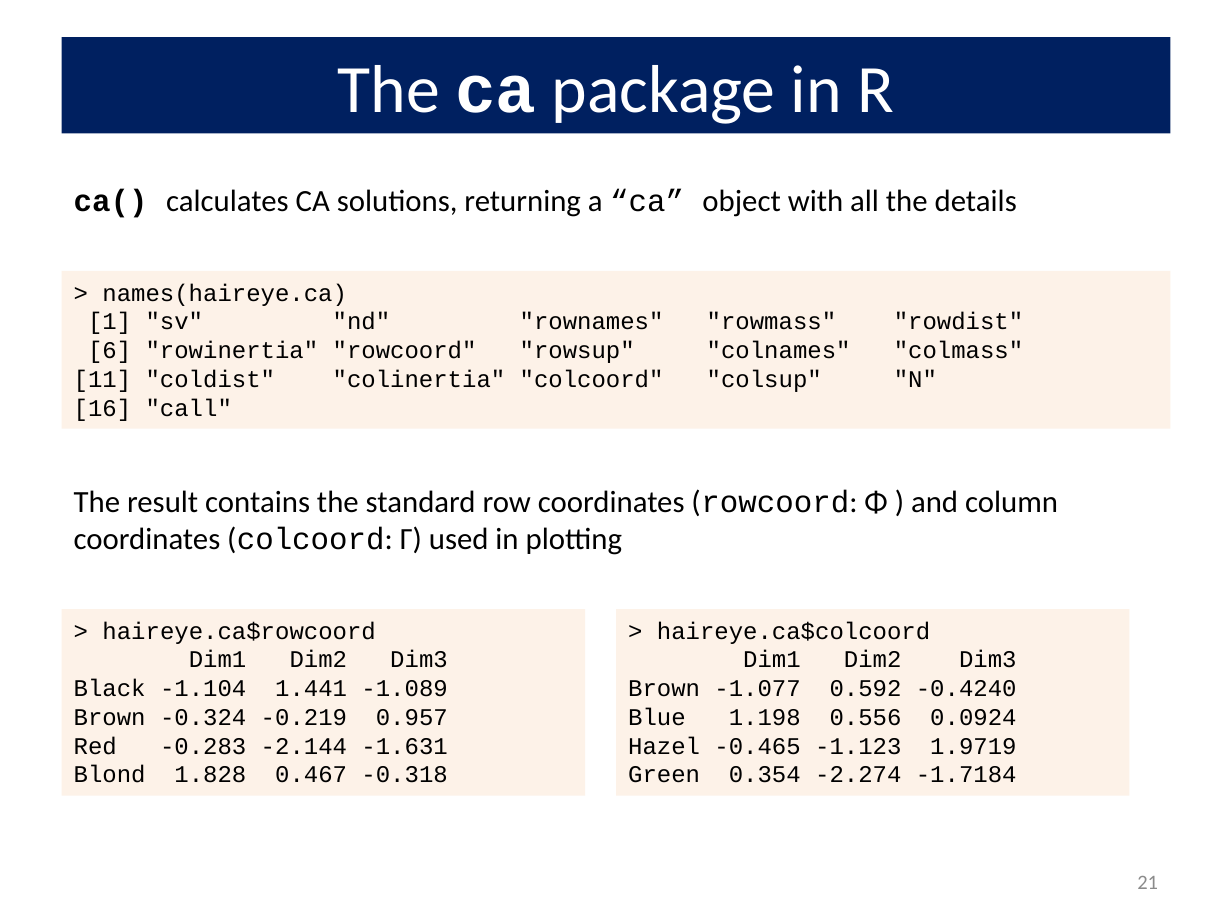
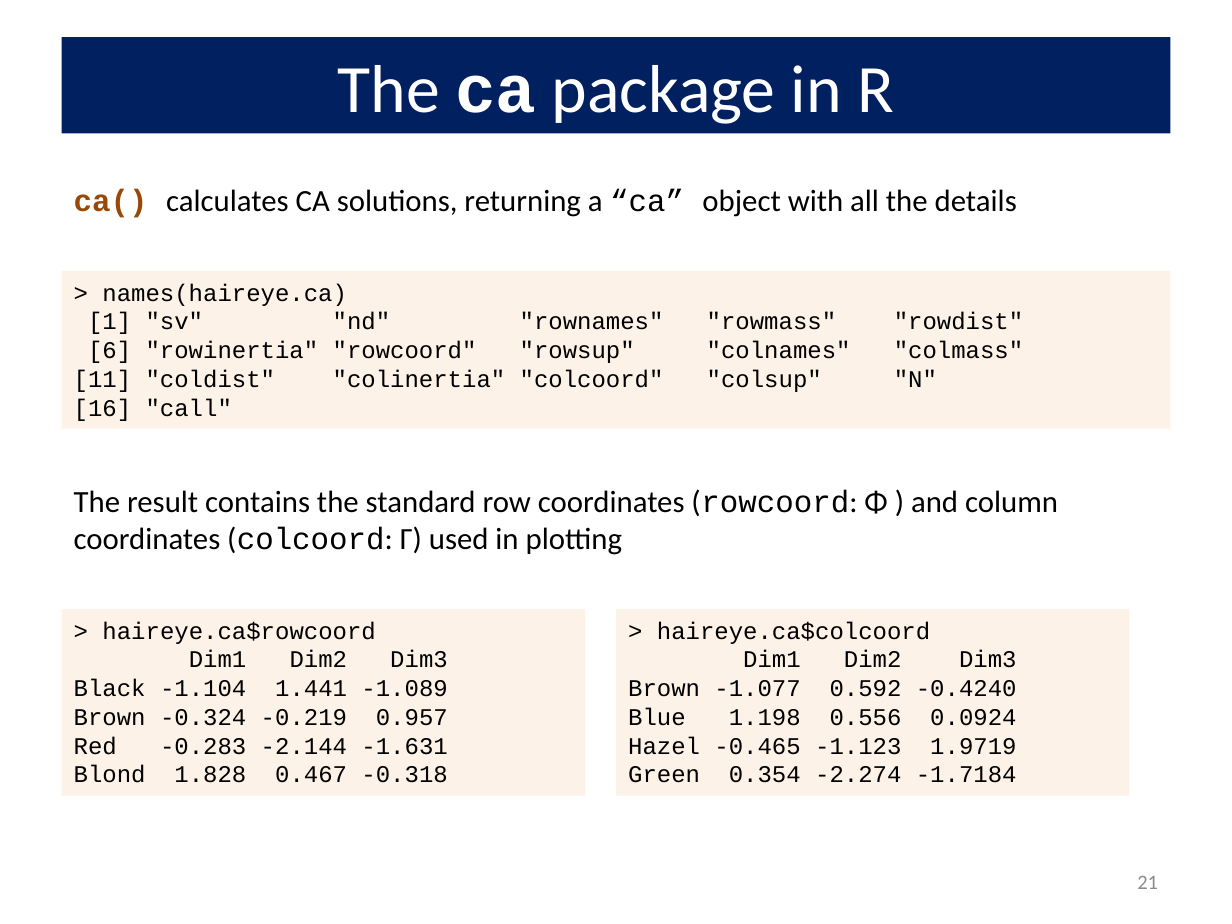
Before and after one commit to friendly/psy6136, a slide deck: slide 21 of lectures/05-Corresp.pptx. Drawn at 1232x924 pixels with LibreOffice and Linux fonts; fonts in the diff are those of the drawing. Boxes give left, top, right and bottom in pixels: in the first picture for what was removed or moved away, otherwise in the second. Text is boxed around its words. In the diff, an @@ line names an element or a change of style, - is before the commit and + after.

```diff
--- a/lectures/05-Corresp.pptx
+++ b/lectures/05-Corresp.pptx
@@ text "ca() calculates CA solutions, returning ..." at <box>74,189,1017,218</box>: text colour #000000 to #984807 in "ca()" @@
```
Also in this commit, not shown: 2 other slides changed, 18 other files.
